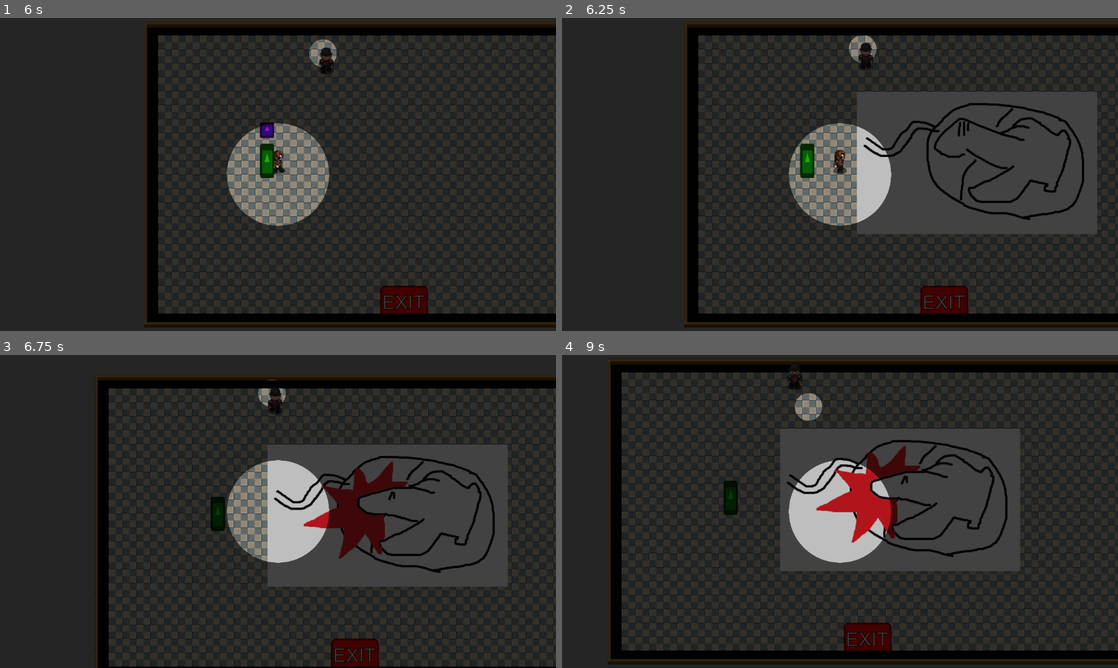
Above: before the commit, frames 1-4 (two rows, left to right).
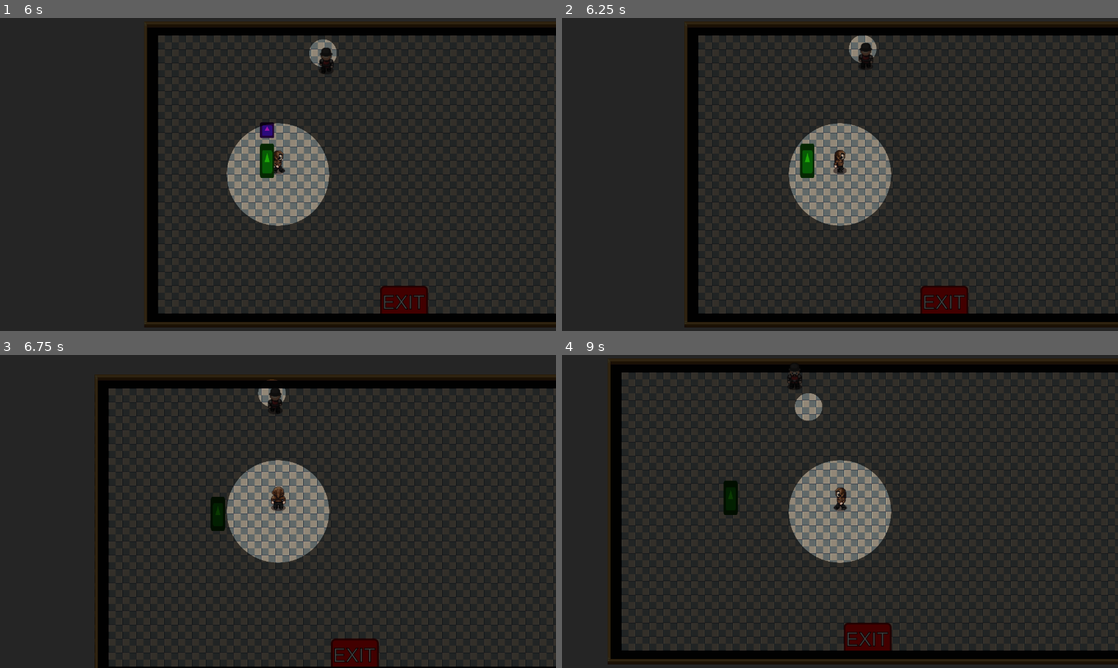
Above: after the commit, the same moments.

Repository: Langrisser001/Maling_GameJam
Game: Godot game, scene res://scenes/Splash_.tscn
The game is run twice, just before and just after one commit, with the same random seed, the same clock (stepped at 60 frames per second) and the same inputs. The engine's default icon, where the game draws it, is replaced by a stand-in: a white triangle on a blue panel in a dark square.
Inputs (mouse positions are in pixels of both pictures, inside the frame that each line leads up to):
- Up to frame 1 (6 s): tap Enter (ui_accept) at 0.5, 0.77, 1.25, 1.52, 2, 3.02, 3.77, 4.52 s; move the mouse to (400, 158) at 0.52 s; hold Right (ui_right) 0.53-1.28 s; click (400, 158) at 0.67 s; move the mouse to (166, 190) at 1.27 s; hold Down (ui_down) 1.28-2.03 s; click (166, 190) at 1.42 s; move the mouse to (333, 105) at 2.02 s; hold Right (ui_right) 2.03-2.78 s; click (333, 105) at 2.17 s; move the mouse to (250, 237) at 2.77 s; hold Up (ui_up) 2.78-3.53 s; click (250, 237) at 2.92 s; move the mouse to (444, 221) at 3.52 s; hold Left (ui_left) 3.53-5.03 s; click (444, 221) at 3.67 s; move the mouse to (111, 127) at 4.27 s; click (111, 127) at 4.42 s; move the mouse to (305, 174) at 5.02 s; hold Down (ui_down) 5.03-5.78 s; click (305, 174) at 5.17 s; move the mouse to (194, 96) at 5.77 s; hold Right (ui_right) from 5.78 s (still down); click (194, 96) at 5.92 s
- Up to frame 2 (6.25 s): keep holding Right (ui_right); tap Enter (ui_accept) at 6.02 s
- Up to frame 3 (6.75 s): move the mouse to (400, 495) at 6.52 s; release Right (ui_right) at 6.53 s; hold Up (ui_up) from 6.53 s (still down); click (400, 495) at 6.67 s
- Up to frame 4 (9 s): tap Enter (ui_accept) at 6.77, 7.52 s; move the mouse to (728, 527) at 7.27 s; release Up (ui_up) at 7.28 s; hold Right (ui_right) 7.28-8.03 s; click (728, 527) at 7.42 s; move the mouse to (895, 442) at 8.02 s; hold Down (ui_down) 8.03-8.78 s; click (895, 442) at 8.17 s; move the mouse to (812, 574) at 8.77 s; hold Left (ui_left) from 8.78 s (still down); click (812, 574) at 8.92 s

Frame 1 is identical in both runs. In frame 2, 17% of the frame differs, in the area x 53-97%, y 23-70%; in frame 3, 17%; in frame 4, 18%, in the area x 39-83%, y 23-70%.

Commit message:
add puzzle done

Diff:
--- a/actors/Item.gd
+++ b/actors/Item.gd
@@ -5,15 +5,11 @@
 # var a = 2
 # var b = "text"
 
+export var use_puzzle: = true
 
 # Called when the node enters the scene tree for the first time.
 func _ready():
 	pass # Replace with function body.
-
-
-# Called every frame. 'delta' is the elapsed time since the previous frame.
-#func _process(delta):
-#	pass
 
 func _on_Area2D_body_entered(body):
 	if(body is Player):
--- a/actors/Player.gd
+++ b/actors/Player.gd
@@ -94,19 +94,24 @@
 	pass
 
 var item
+var is_item_near: = false
 func _item_enter(newitem):
 	print("item enter")
+	is_item_near= true
 	item= newitem
 	pass
 
+signal item_exit
 func _item_exit(item):
 	print("item exit")
+	emit_signal("item_exit")
 	item= null
+	is_item_near= false
 	pass
 
 signal take_item
 func _take_item():
-	if item!= null:
+	if is_item_near:
 		print("emit take item")
 		emit_signal("take_item", self, item)
 	pass
--- a/scenes/Main.gd
+++ b/scenes/Main.gd
@@ -6,11 +6,27 @@
 func _ready():
 	pause_mode = Node.PAUSE_MODE_PROCESS
 	$TileMap/Player.connect("take_item", self, "_player_take_item")
+	$TileMap/Player.connect("item_exit", self, "_player_item_exit")
 	pass # Replace with function body.
 
+var puzzle_node
 func _player_take_item(player, item):
 	print("PLAYER TAKE ITEM")
-	$Puzzle.visible= true
+	if item.use_puzzle:
+		var puzzle_res= preload("res://scenes/puzzles/Puzzle#1.tscn")
+		puzzle_node= puzzle_res.instance()
+		puzzle_node.connect("puzzle_done", self, "_puzzle_done")
+		$NodePuzzle.add_child(puzzle_node)
+		pass
+	pass
+
+func _puzzle_done():
+	$NodePuzzle.remove_child(puzzle_node)
+	pass
+
+func _player_item_exit():
+	print("PLAYER ITEM EXIT")
+	$NodePuzzle.remove_child(puzzle_node)
 	pass
 
 func _process(delta):
--- a/scenes/Main.tscn
+++ b/scenes/Main.tscn
@@ -11,8 +11,6 @@
 [ext_resource path="res://scenes/Button_press.tres" type="StyleBox" id=9]
 [ext_resource path="res://Font/Button_font.tres" type="DynamicFont" id=10]
 [ext_resource path="res://textures/exit.png" type="Texture" id=11]
-[ext_resource path="res://textures/mouse_1.png" type="Texture" id=12]
-[ext_resource path="res://textures/mouse_2.png" type="Texture" id=13]
 
 [sub_resource type="NavigationPolygon" id=1]
 vertices = PoolVector2Array( 0, 0, 32, 0, 32, 32, 0, 32 )
@@ -232,14 +230,6 @@
 
 [sub_resource type="StyleBoxEmpty" id=11]
 
-[sub_resource type="SpriteFrames" id=13]
-animations = [ {
-"frames": [ ExtResource( 12 ), ExtResource( 13 ) ],
-"loop": true,
-"name": "default",
-"speed": 10.0
-} ]
-
 [node name="Main" type="Node2D"]
 script = ExtResource( 8 )
 
@@ -319,18 +309,5 @@
 "_edit_use_anchors_": false
 }
 
-[node name="Puzzle" type="Control" parent="."]
-visible = false
-margin_left = 673.926
-margin_top = 324.693
-margin_right = 713.926
-margin_bottom = 364.693
-__meta__ = {
-"_edit_use_anchors_": false
-}
-
-[node name="AnimatedSprite" type="AnimatedSprite" parent="Puzzle"]
-frames = SubResource( 13 )
-frame = 1
-playing = true
+[node name="NodePuzzle" type="Node2D" parent="."]
 [connection signal="body_entered" from="TileMap/Exit/Area2D_Exit" to="." method="_on_Area2D_Exit_body_entered"]
--- a/scenes/Splash_.tscn
+++ b/scenes/Splash_.tscn
@@ -51,6 +51,7 @@
 script = ExtResource( 2 )
 
 [node name="splash_screen" type="Sprite" parent="."]
+modulate = Color( 1, 1, 1, 0 )
 position = Vector2( 639, 360 )
 texture = ExtResource( 1 )
 
--- /dev/null
+++ b/scenes/puzzles/Puzzle#1.gd
@@ -0,0 +1,30 @@
+extends Node2D
+
+
+# Declare member variables here. Examples:
+# var a = 2
+# var b = "text"
+
+
+# Called when the node enters the scene tree for the first time.
+func _ready():
+	pass # Replace with function body.
+
+signal puzzle_done
+func _process(delta):
+	if counter> 10:
+		emit_signal("puzzle_done")
+		print("success")
+	pass
+
+var counter= 0
+func _unhandled_input(event):
+	if event is InputEventMouseButton:
+		if event.pressed:
+			counter= counter+ 1
+			$Label.text= String(counter)
+	pass
+
+# Called every frame. 'delta' is the elapsed time since the previous frame.
+#func _process(delta):
+#	pass
--- /dev/null
+++ b/scenes/puzzles/Puzzle#1.tscn
@@ -0,0 +1,31 @@
+[gd_scene load_steps=5 format=2]
+
+[ext_resource path="res://scenes/puzzles/Puzzle#1.gd" type="Script" id=1]
+[ext_resource path="res://textures/mouse_1.png" type="Texture" id=2]
+[ext_resource path="res://textures/mouse_2.png" type="Texture" id=3]
+
+[sub_resource type="SpriteFrames" id=1]
+animations = [ {
+"frames": [ ExtResource( 2 ), ExtResource( 3 ) ],
+"loop": true,
+"name": "default",
+"speed": 10.0
+} ]
+
+[node name="Puzzle#1" type="Node2D"]
+script = ExtResource( 1 )
+
+[node name="AnimatedSprite" type="AnimatedSprite" parent="."]
+position = Vector2( 675.47, 356.762 )
+frames = SubResource( 1 )
+frame = 1
+playing = true
+
+[node name="Label" type="Label" parent="."]
+margin_left = 638.094
+margin_top = 124.5
+margin_right = 678.094
+margin_bottom = 138.5
+__meta__ = {
+"_edit_use_anchors_": false
+}
Not shown: 1 places in scenes/Main.tscn that only renumber resources
